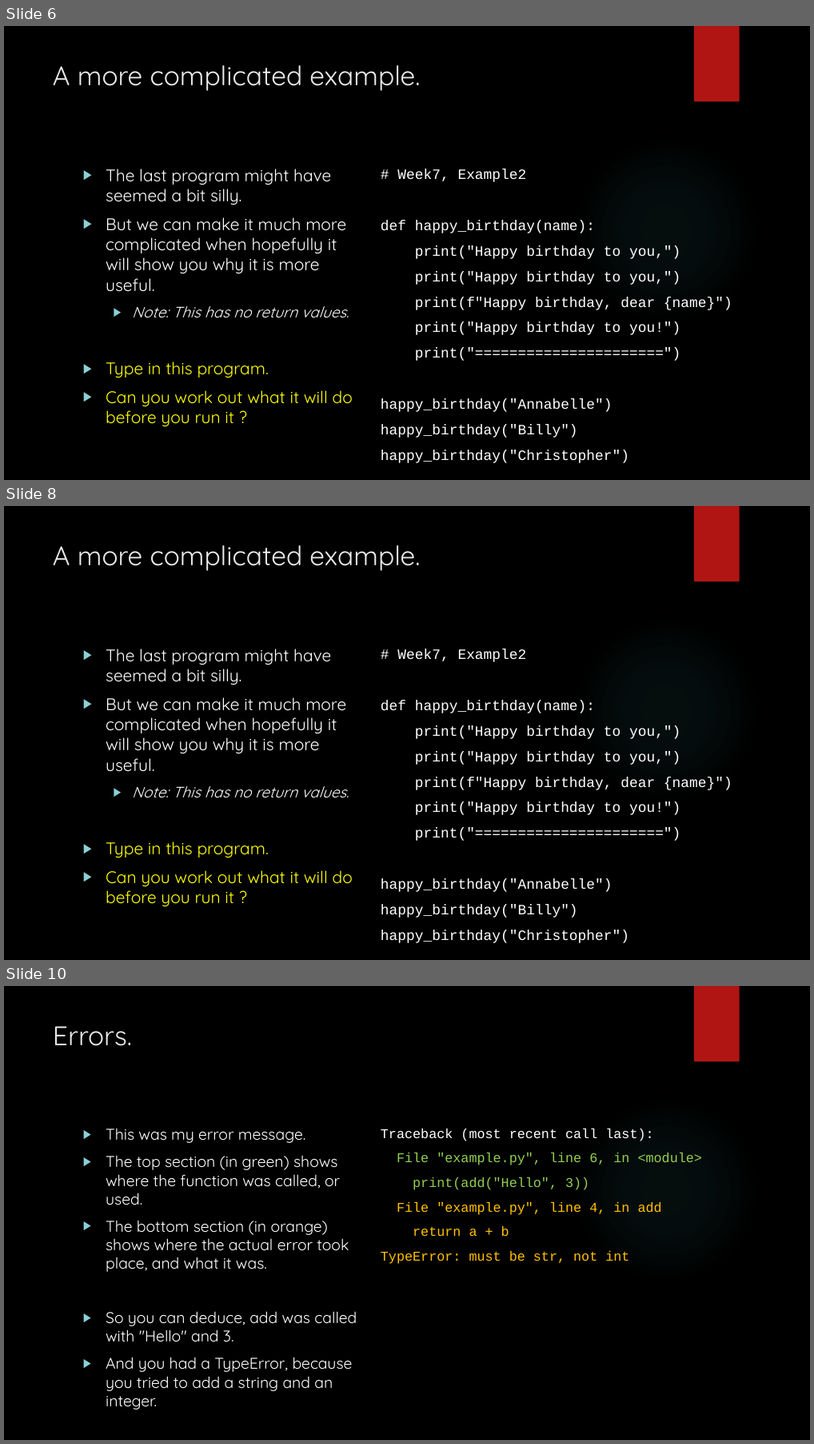
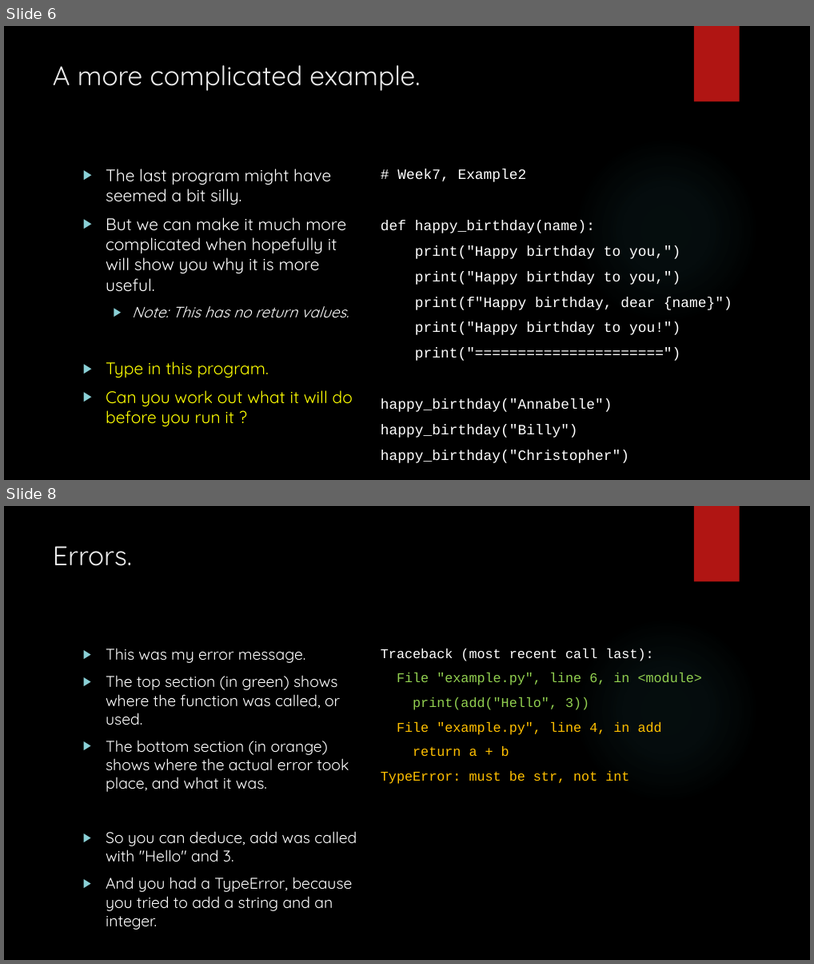
Before and after one commit to davidgroves/DGM_Tutorials, a slide deck: week7/week7.pptx. Shown one above the other, each under a label of ours: slides 6, 8 and 10 before the commit, slides 6 and 8 after it; the slides between them are not shown. The pictures are 814x1444 and 814x964 pixels, drawn with LibreOffice and Linux fonts; fonts in the diff are those of the drawing; background and template pictures are left out. Boxes give left, top, right and bottom in pixels: in the first picture for what was removed or moved away, otherwise in the second. Text is boxed around its words. In the diff, an @@ line names an element or a change of style, - is before the commit and + after.

Commit message:
removed duplicate slides Edited example numbers

```diff
--- a/week7/week7.pptx
+++ b/week7/week7.pptx
@@ slide 8 removed at <box>4,506,810,960</box>, background picture (left out); not listed: 2 template elements that a slide beside it also shows @@
@@ title removed at <box>53,545,420,571</box> @@
-A more complicated example.
@@ text removed at <box>106,648,353,907</box> @@
-▶ The last program might have seemed a bit silly.
-▶ But we can make it much more complicated when hopefully it will show you why it is more useful.
-  ▶ Note: This has no return values.
-▶ Type in this program.
-▶ Can you work out what it will do before you run it ?
@@ text removed at <box>381,648,733,917</box> @@
-# Week7, Example2
-def happy_birthday(name):
-print("Happy birthday to you,")
-print("Happy birthday to you,")
-print(f"Happy birthday, dear {name}")
-print("Happy birthday to you!")
-print("======================")
-happy_birthday("Annabelle")
-happy_birthday("Billy")
-happy_birthday("Christopher")
@@ what was slide 10 is now slide 8 @@
```
Also in this commit, not shown: 9 slides changed, 1 other slide removed.
